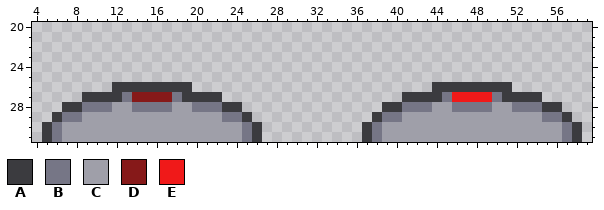
Two states of a pixel-art sprite, Assets/Sprites/Mine.png. The picture above was drawn from the file before the commit.
The file is 64x32 pixels. Shown: x 4..59, y 20..31.
Palette (. is transparent): A #3b3b3f  B #767686  C #9f9fa9  D #861919  E #f01919
Pixels before, first column x 5:
26 .......AAAAAAAA........................AAAAAAAA.......
27 ....AAAABDDDDBAAAA..................AAAABEEEEBAAAA....
28 ..AABBBCCBBBBCCBBBAA..............AABBBCCBBBBCCBBBAA..
29 .ABBCCCCCCCCCCCCCCBBA............ABBCCCCCCCCCCCCCCBBA.
30 ABCCCCCCCCCCCCCCCCCCBA..........ABCCCCCCCCCCCCCCCCCCBA
31 ABCCCCCCCCCCCCCCCCCCBA..........ABCCCCCCCCCCCCCCCCCCBA
And afterwards:
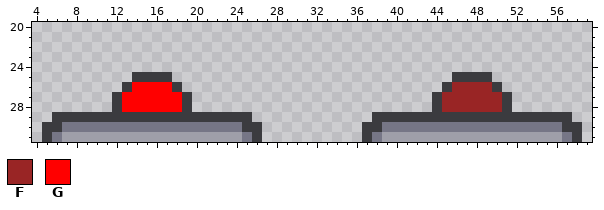
Colours new in this view: F #992525  G #ff0000
Diff:
Changed rows in their new state; - is an unchanged pixel.
first column x 6:
25 --------AAAA----------------------------AAAA--------
26 ------.-GGGG-.------------------------.-FFFF-.------
27 ---...-GGGGGG-...------------------...-FFFFFF-...---
28 -.....AGGGGGGA.....--------------.....AFFFFFFA.....-
29 -AAAAAAAAAAAAAAAAAA--------------AAAAAAAAAAAAAAAAAA-
30 ABBBBBBBBBBBBBBBBBBA------------ABBBBBBBBBBBBBBBBBBA
Pixel boxes of the changes (left, top, right, bottom) in both pictures:
changed: (52, 72, 252, 132)
changed: (372, 72, 572, 132)
